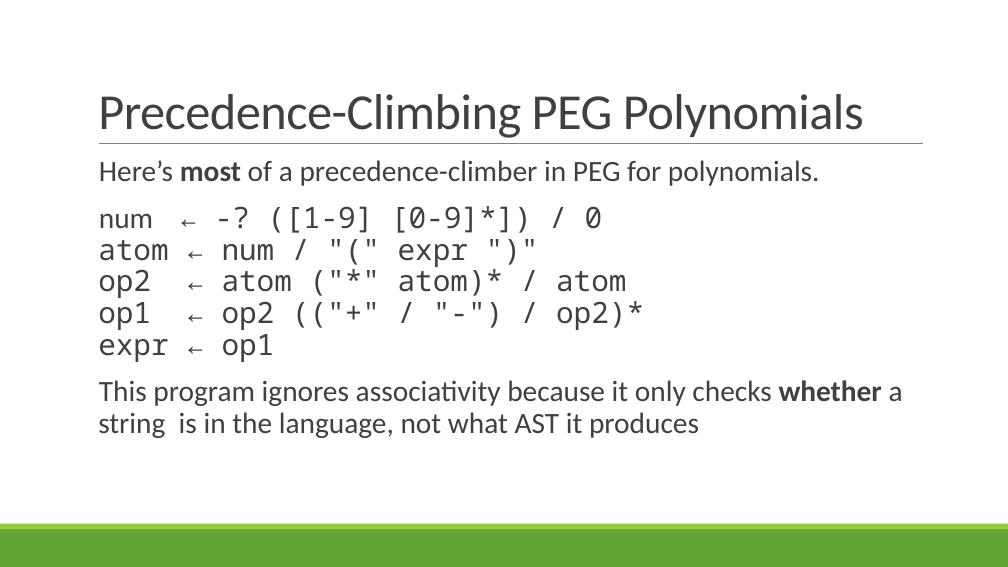
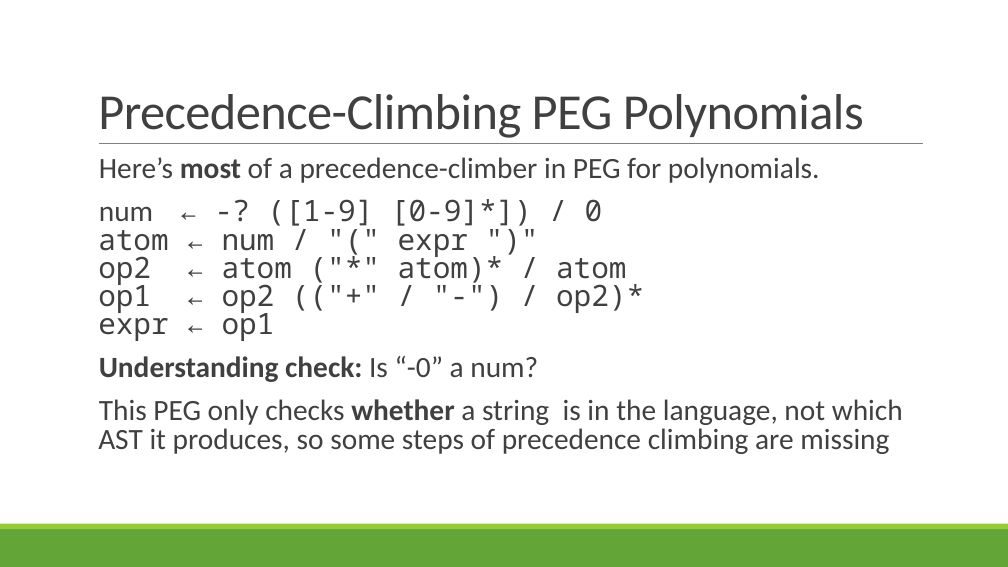
Before and after one commit to rbohrer/pl-course, a slide deck: slide 22 of LectureSlides/04ASTPEG.pptx (slide 55 before the commit). Drawn at 1008x567 pixels with LibreOffice and Linux fonts; fonts in the diff are those of the drawing. Boxes give left, top, right and bottom in pixels: in the first picture for what was removed or moved away, otherwise in the second. Text is boxed around its words. In the diff, an @@ line names an element or a change of style, - is before the commit and + after.

```diff
--- a/LectureSlides/04ASTPEG.pptx
+++ b/LectureSlides/04ASTPEG.pptx
@@ text at <box>98,157,820,341</box>: line spacing 0.9 to 0.8 @@
@@ text at <box>98,356,903,454</box>: text changed @@
-  This program ignores associativity because it only checks whether a string is in the language, not what AST it produces
+  Understanding check: Is “-0” a num?
+  This PEG only checks whether a string is in the language, not which AST it produces, so some steps of precedence climbing are missing
```
Also in this commit, not shown: 5 other slides changed.
